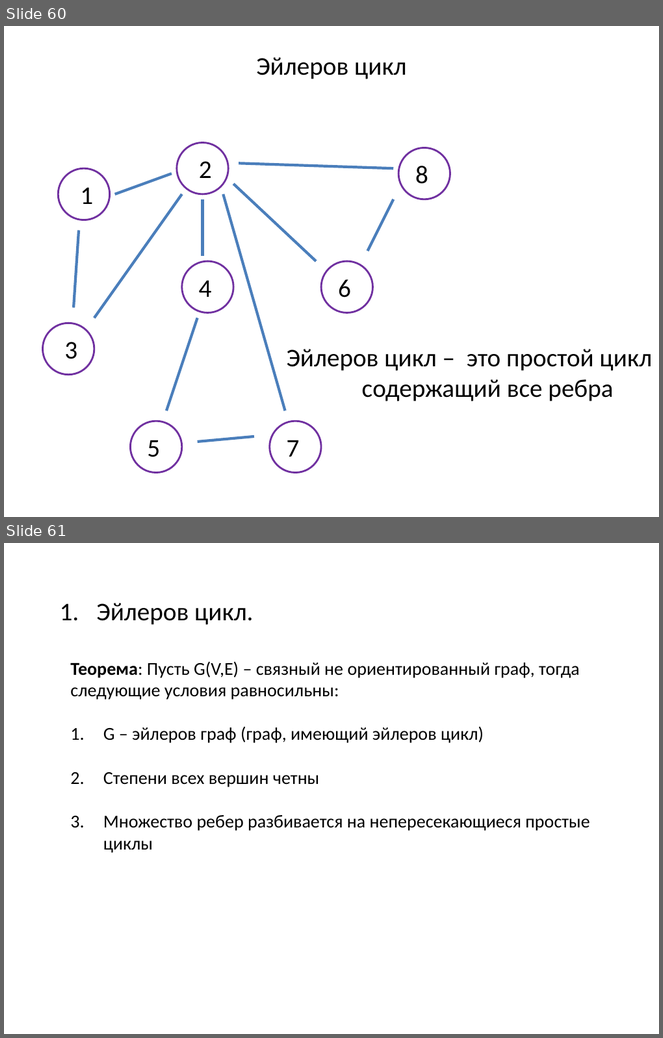
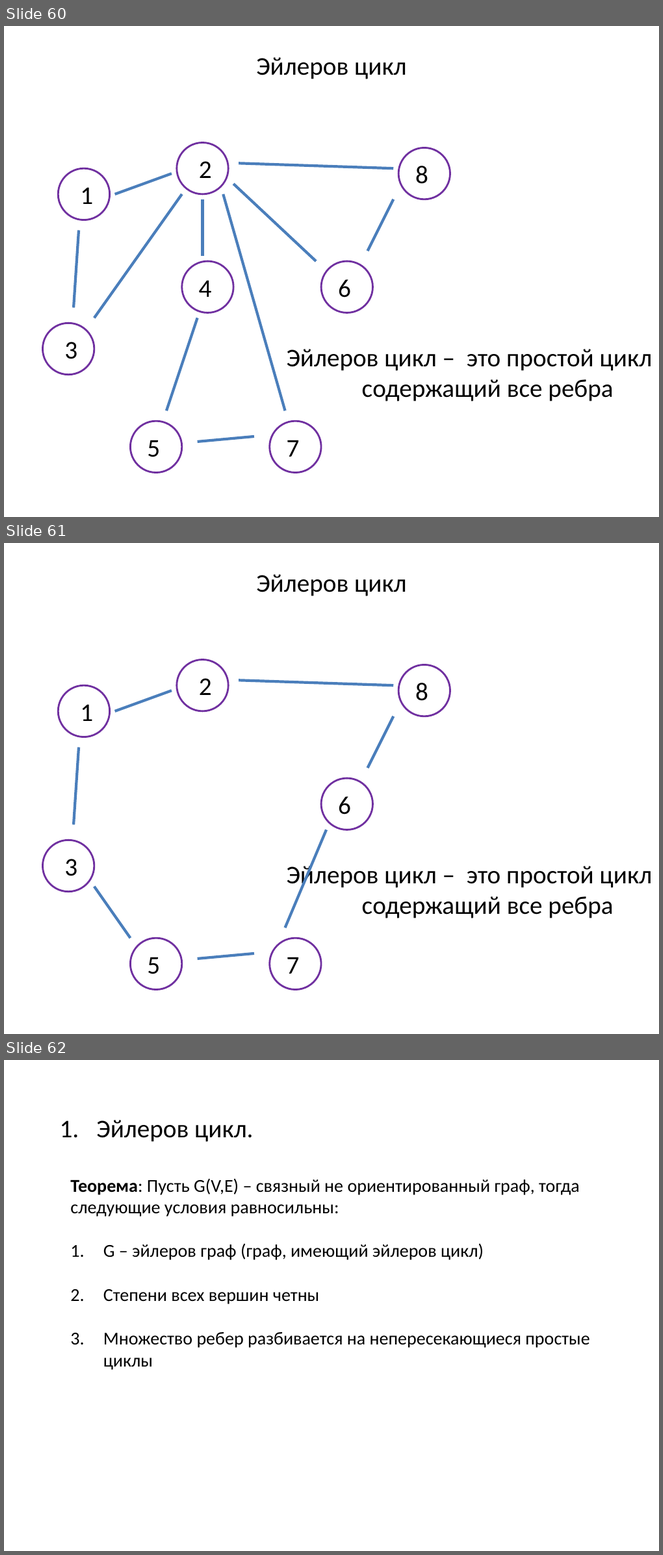
Before and after one commit to SteinbergOB/ANG, a slide deck: Презентации/Лекция 0.pptx. Shown one above the other, each under a label of ours: slides 60 and 61 before the commit, slides 60, 61 and 62 after it. The pictures are 663x1038 and 663x1555 pixels, drawn with LibreOffice and Linux fonts; fonts in the diff are those of the drawing. Boxes give left, top, right and bottom in pixels: in the first picture for what was removed or moved away, otherwise in the second. Text is boxed around its words. In the diff, an @@ line names an element or a change of style, - is before the commit and + after.

```diff
--- a/Презентации/Лекция 0.pptx
+++ b/Презентации/Лекция 0.pptx
@@ slide 61 added at (4,543,659,1034), background #FFFFFF @@
@@ text added at (256,574,407,596), 28 pt, text #000000 @@
+Эйлеров цикл
@@ ellipse added at (177,659,229,711), fill #FFFFFF, outline #7030A0 2 pt @@
@@ text added at (199,678,212,695), 28 pt, text #000000 @@
+2
@@ ellipse added at (399,665,450,717), fill #FFFFFF, outline #7030A0 2 pt @@
@@ ellipse added at (59,686,110,737), fill #FFFFFF, outline #7030A0 2 pt @@
@@ line added from (172, 691) to (114, 711), #4B7EBC 3 pt @@
@@ line added from (239, 681) to (393, 686), #4B7EBC 3 pt @@
@@ text added at (415,683,428,701), 28 pt, text #000000 @@
+8
@@ text added at (80,704,93,721), 28 pt, text #000000 @@
+1
@@ line added from (367, 769) to (393, 717), #4B7EBC 3 pt @@
@@ line added from (79, 747) to (74, 824), #4B7EBC 3 pt @@
@@ ellipse added at (321,778,373,830), fill #FFFFFF, outline #7030A0 2 pt @@
@@ text added at (338,797,351,815), 28 pt, text #000000 @@
+6
@@ line added from (326, 830) to (285, 928), #4B7EBC 3 pt @@
@@ ellipse added at (42,841,94,892), fill #FFFFFF, outline #7030A0 2 pt @@
@@ text added at (64,859,77,876), 28 pt, text #000000 @@
+3
@@ text added at (287,863,653,919), 28 pt, text #000000 @@
+Эйлеров цикл – это простой цикл содержащий все ребра
@@ line added from (94, 887) to (131, 938), #4B7EBC 3 pt @@
@@ ellipse added at (131,938,182,990), fill #FFFFFF, outline #7030A0 2 pt @@
@@ ellipse added at (270,938,322,990), fill #FFFFFF, outline #7030A0 2 pt @@
@@ text added at (147,958,160,975), 28 pt, text #000000 @@
+5
@@ line added from (254, 954) to (197, 959), #4B7EBC 3 pt @@
@@ text added at (287,958,300,974), 28 pt, text #000000 @@
+7
@@ what was slide 61 is now slide 62 @@
```
Also in this commit, not shown: 1 other file.
